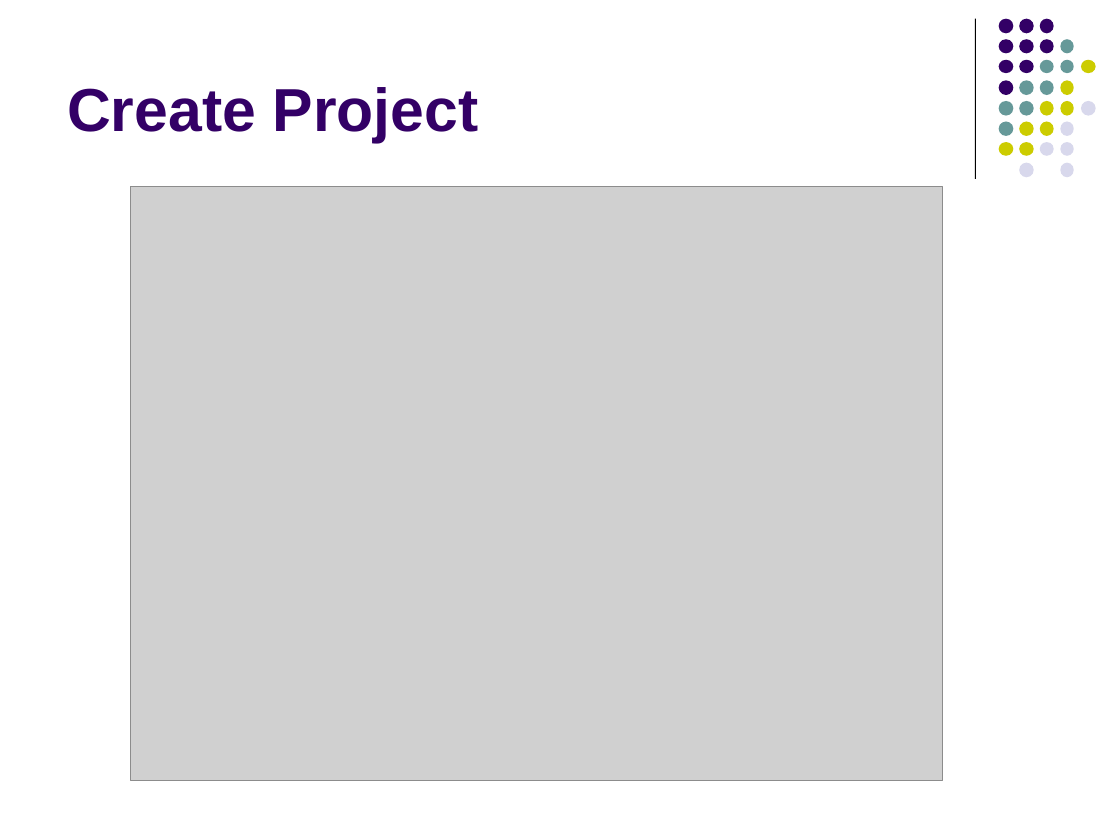
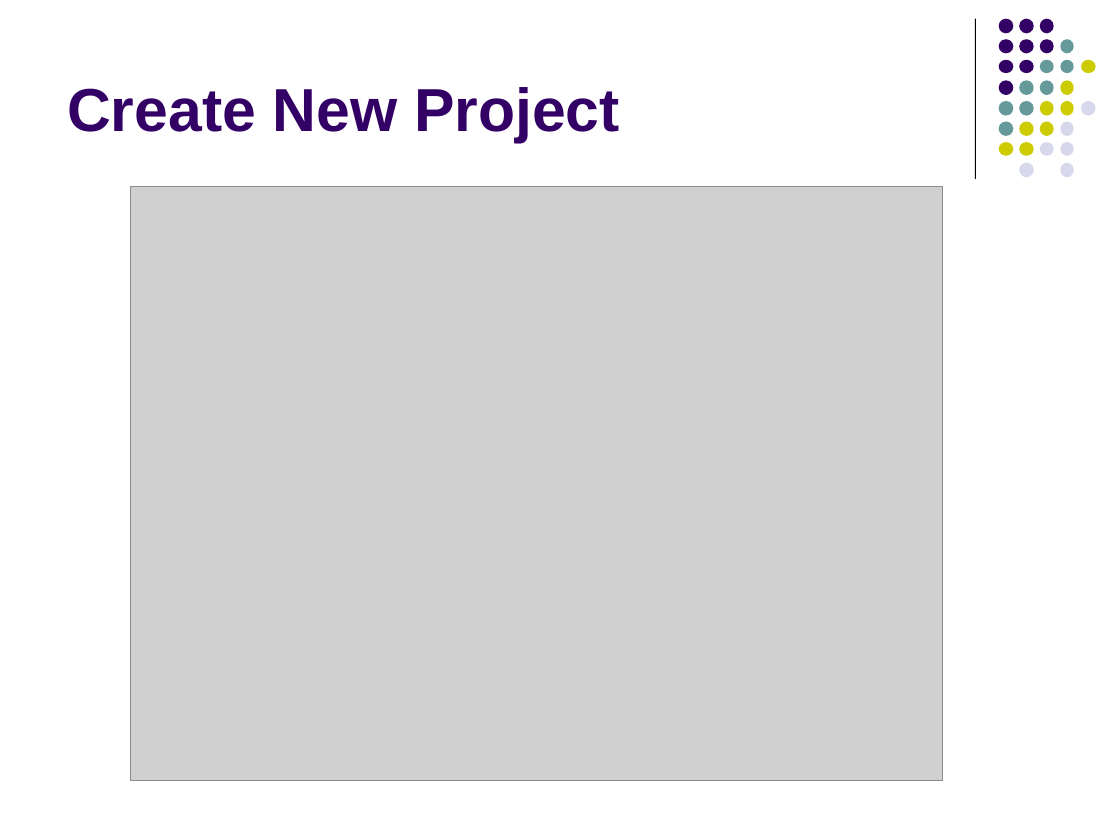
Before and after one commit to kmtekvn/hitech_stm32_basic, a slide deck: slide 49 of 04. Slides/01. Intro Embedded/01 Welcome & Intro Embedded.ppt (slide 48 before the commit). Drawn at 1120x840 pixels with LibreOffice and Linux fonts; fonts in the diff are those of the drawing; grey boxes stand for pictures. Boxes give left, top, right and bottom in pixels: in the first picture for what was removed or moved away, otherwise in the second. Text is boxed around its words. In the diff, an @@ line names an element or a change of style, - is before the commit and + after.

```diff
--- a/04. Slides/01. Intro Embedded/01 Welcome & Intro Embedded.ppt
+++ b/04. Slides/01. Intro Embedded/01 Welcome & Intro Embedded.ppt
@@ title at [67,87,620,143]: text changed @@
-Create Project
+Create New Project
```
Also in this commit, not shown: 3 other slides changed, 1 slide added, 6 other files.
